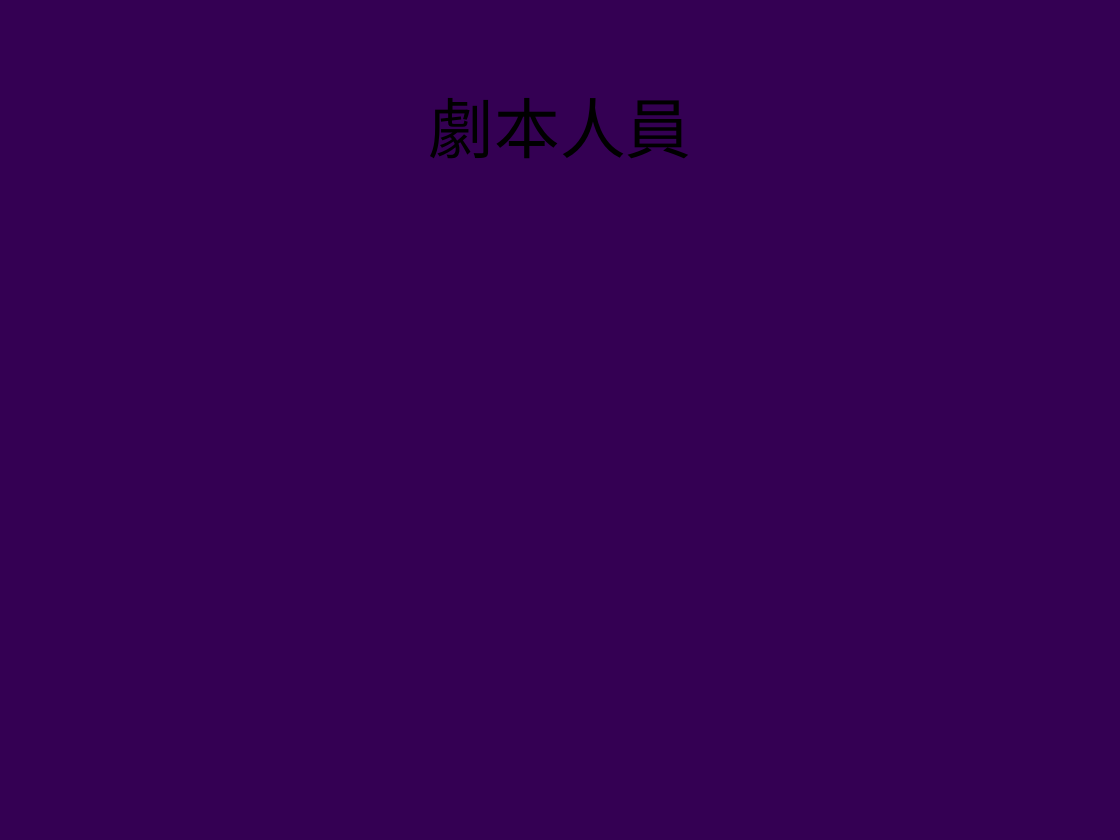
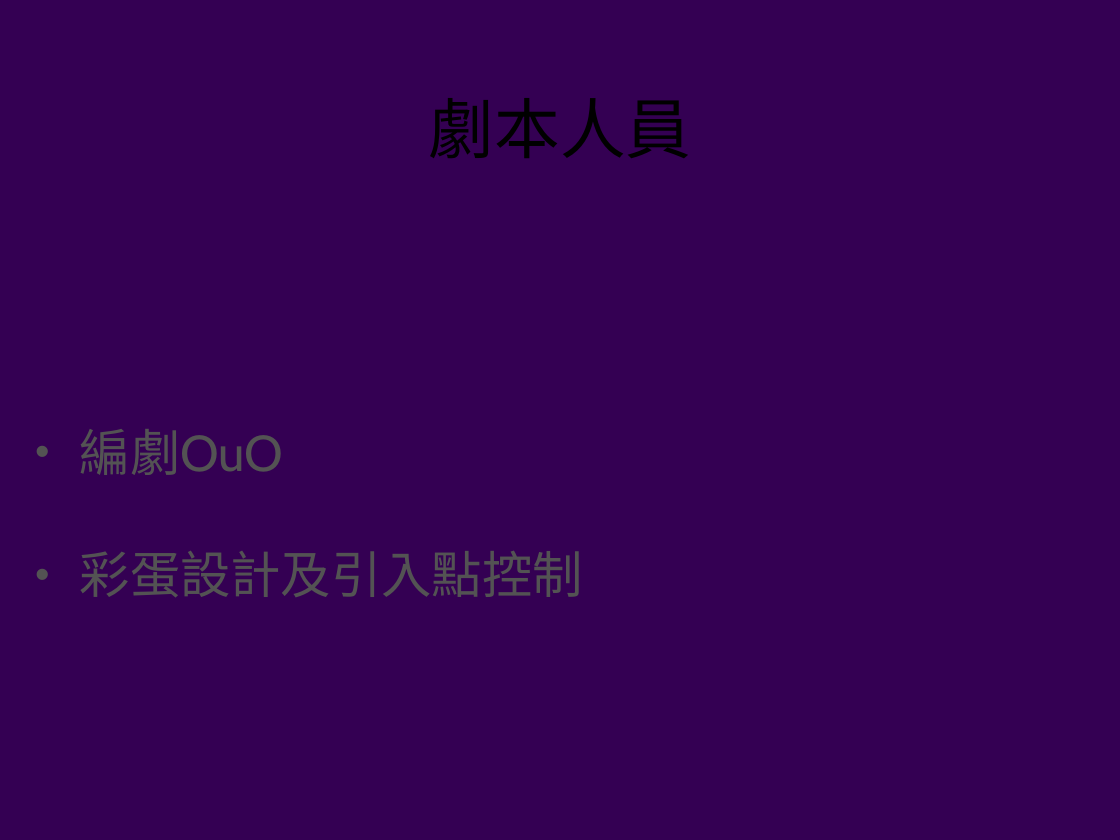
Before and after one commit to 320Jackson/RPG-game-Project, a slide deck: slide 12 of Broadcast.pptx. Drawn at 1120x840 pixels with LibreOffice and Linux fonts; fonts in the diff are those of the drawing; background and template pictures are left out. Boxes give left, top, right and bottom in pixels: in the first picture for what was removed or moved away, otherwise in the second. Text is boxed around its words. In the diff, an @@ line names an element or a change of style, - is before the commit and + after.

```diff
--- a/Broadcast.pptx
+++ b/Broadcast.pptx
@@ text added at (80, 429, 583, 597), 46 pt, text #535353 @@
+• 編劇OuO
+• 彩蛋設計及引入點控制
```
Also in this commit, not shown: 3 other slides changed, 3 slides added.
